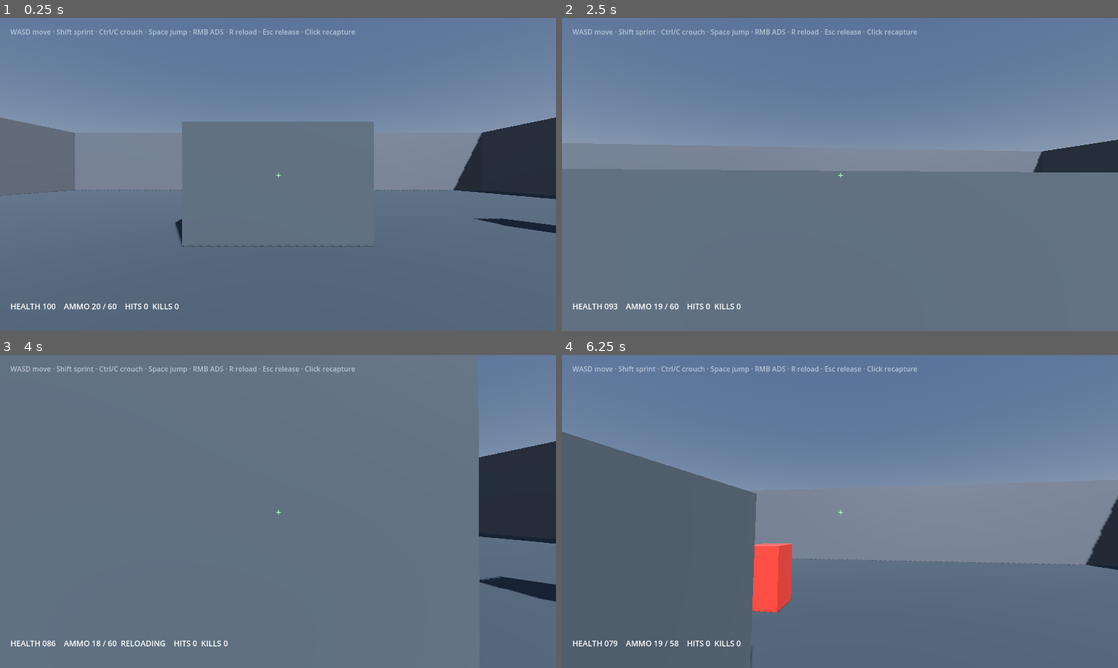
Above: before the commit, frames 1-4 (two rows, left to right).
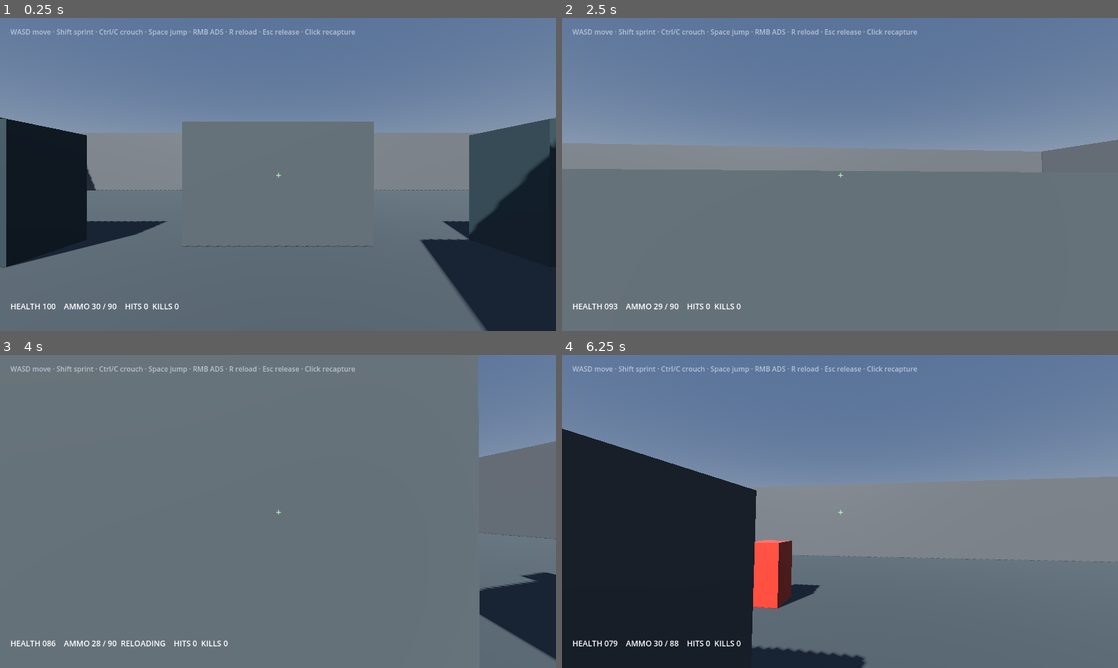
Above: after the commit, the same moments.

Repository: jonas050210/Control_Center
Game: Godot game, scene res://scenes/Arena.tscn
Two runs of this game, one before a commit and one after it. Both use one fixed random seed, a clock stepped at 60 frames per second and the inputs below.
Inputs (mouse positions are in pixels of both pictures, inside the frame that each line leads up to):
- Up to frame 1 (0.25 s): no input
- Up to frame 2 (2.5 s): tap Enter at 0.5 s; move the mouse to (867, 174) at 0.52 s; hold Enter 0.53-1.28 s; hold W from 0.53 s (still down); click (867, 174) at 0.67 s; tap Space at 0.77, 1.52, 2 s; move the mouse to (812, 174) at 1.27 s; tap Ctrl at 1.35 s; move the mouse to (851, 168) at 2.02 s; hold C from 2.03 s (still down)
- Up to frame 3 (4 s): keep holding W; move the mouse to (272, 517) at 2.77 s; release C at 2.78 s; tap Shift at 2.85 s; click (272, 517) at 2.92 s; tap Space at 3.02, 3.77 s; move the mouse to (316, 514) at 3.52 s; hold R from 3.53 s (still down)
- Up to frame 4 (6.25 s): move the mouse to (795, 508) at 4.27 s; release R at 4.28 s; tap Enter at 4.35, 5.75 s; tap Space at 4.52, 6.02 s; move the mouse to (845, 511) at 5.02 s; hold Ctrl 5.03-5.78 s; click (845, 511) at 5.17 s; move the mouse to (817, 505) at 5.77 s; release W at 5.78 s; hold D from 5.78 s (still down); tap C at 5.85 s

The runs differ from the first frame. In frame 1, 18% of the frame differs, in the area x 0-100%, y 31-100%; in frame 2, 1.2%; in frame 3, 6.4%; in frame 4, 26%, in the area x 0-100%, y 23-100%.

Commit message:
expand sandbox maps weapons lighting and perception
Co-authored-by: arena-agent <297053741+arena-agent@users.noreply.github.com>

Diff:
--- a/sandbox/godot_project/scenes/Arena.tscn
+++ b/sandbox/godot_project/scenes/Arena.tscn
@@ -2,6 +2,7 @@
 
 [ext_resource type="PackedScene" path="res://scenes/Player.tscn" id="1_player"]
 [ext_resource type="PackedScene" path="res://scenes/TargetDummy.tscn" id="2_dummy"]
+[ext_resource type="Script" path="res://scripts/arena_environment.gd" id="3_environment"]
 
 [sub_resource type="ProceduralSkyMaterial" id="ProceduralSkyMaterial_1"]
 sky_top_color = Color(0.35, 0.45, 0.6, 1)
@@ -50,6 +51,9 @@
 size = Vector3(4, 2.6, 1.5)
 
 [node name="Arena" type="Node3D"]
+script = ExtResource("3_environment")
+map_id = "facility"
+time_of_day = "day"
 
 [node name="WorldEnvironment" type="WorldEnvironment" parent="."]
 environment = SubResource("Environment_1")
--- /dev/null
+++ b/sandbox/godot_project/scripts/arena_environment.gd
@@ -0,0 +1,53 @@
+extends Node3D
+class_name SandboxArenaEnvironment
+
+## Original modular layouts. They use the same gameplay principles as public
+## tactical test maps without reproducing their geometry or assets.
+@export_enum("facility", "research_complex", "compound") var map_id: String = "facility"
+@export_enum("day", "evening", "night") var time_of_day: String = "day"
+@export var randomize_episode: bool = true
+var episode_seed: int = 42
+var rng: RandomNumberGenerator = RandomNumberGenerator.new()
+var sun: DirectionalLight3D
+var environment: WorldEnvironment
+
+func _ready() -> void:
+	sun = get_node_or_null("DirectionalLight3D") as DirectionalLight3D
+	environment = get_node_or_null("WorldEnvironment") as WorldEnvironment
+	apply_time_of_day(time_of_day)
+	_build_original_layout()
+
+func _build_original_layout() -> void:
+	# Lightweight modular cover pieces create distinct sightline rhythms per map.
+	var layouts: Dictionary = {
+		"facility": [Vector3(-6, 1.2, -4), Vector3(6, 1.2, -4), Vector3(-2, 1.2, 5), Vector3(3, 2.8, 0)],
+		"research_complex": [Vector3(-8, 1.2, -8), Vector3(8, 1.2, -8), Vector3(-5, 3.5, 2), Vector3(5, 3.5, 6), Vector3(0, 1.2, 10)],
+		"compound": [Vector3(-10, 1.2, -5), Vector3(0, 1.2, -10), Vector3(10, 1.2, -2), Vector3(-5, 1.2, 8), Vector3(7, 2.8, 8)]
+	}
+	for position: Vector3 in layouts.get(map_id, layouts["facility"]):
+		var cover: MeshInstance3D = MeshInstance3D.new()
+		var mesh: BoxMesh = BoxMesh.new()
+		mesh.size = Vector3(3.2, 2.4 if position.y < 2.0 else 4.5, 1.4)
+		var material: StandardMaterial3D = StandardMaterial3D.new()
+		material.albedo_color = Color(0.20, 0.28, 0.32) if map_id != "compound" else Color(0.34, 0.25, 0.18)
+		material.roughness = 0.82; mesh.material = material; cover.mesh = mesh; cover.position = position; add_child(cover)
+
+func configure(seed_value: int, requested_map: String = "") -> void:
+	episode_seed = seed_value; rng.seed = seed_value
+	if requested_map != "": map_id = requested_map
+	elif randomize_episode: map_id = ["facility", "research_complex", "compound"][rng.randi_range(0, 2)]
+	apply_time_of_day(["day", "evening", "night"][rng.randi_range(0, 2)] if randomize_episode else time_of_day)
+
+func apply_time_of_day(value: String) -> void:
+	time_of_day = value
+	if sun == null: return
+	match value:
+		"day":
+			sun.light_energy = 1.15; sun.light_color = Color(1.0, 0.95, 0.85); sun.rotation_degrees = Vector3(-48, -25, 0)
+		"evening":
+			sun.light_energy = 0.55; sun.light_color = Color(1.0, 0.55, 0.35); sun.rotation_degrees = Vector3(-18, 30, 0)
+		"night":
+			sun.light_energy = 0.10; sun.light_color = Color(0.30, 0.40, 0.75); sun.rotation_degrees = Vector3(-35, 80, 0)
+	if environment and environment.environment:
+		environment.environment.ambient_light_energy = {"day": 0.75, "evening": 0.38, "night": 0.12}.get(value, 0.75)
+		environment.environment.ambient_light_color = {"day": Color(0.75, 0.8, 0.9), "evening": Color(0.55, 0.38, 0.32), "night": Color(0.16, 0.20, 0.38)}.get(value, Color.WHITE)
--- a/sandbox/godot_project/scripts/player.gd
+++ b/sandbox/godot_project/scripts/player.gd
@@ -1,5 +1,7 @@
 extends CharacterBody3D
 class_name SandboxPlayer
+
+const WEAPON_CONFIG: Script = preload("res://scripts/weapon_config.gd")
 
 signal shot_fired(hit_target: bool, killed_target: bool)
 signal ammo_changed(magazine: int, reserve: int)
@@ -34,6 +36,10 @@
 var fire_timer: float = 0.0
 var is_ads: bool = false
 var is_crouching: bool = false
+var weapon_catalog: Dictionary = {}
+var current_weapon_id: String = "rifle"
+var current_weapon: SandboxWeapon
+var muzzle_flash_timer: float = 0.0
 
 func _ready() -> void:
 	add_to_group("players")
@@ -42,6 +48,8 @@
 	obs_viewport.world_3d = get_viewport().world_3d
 	obs_camera.global_transform = camera.global_transform
 	Input.set_mouse_mode(Input.MOUSE_MODE_CAPTURED)
+	weapon_catalog = SandboxWeapon.catalog()
+	equip_weapon(current_weapon_id)
 
 func _process(_delta: float) -> void:
 	if hud_status:
@@ -138,6 +146,21 @@
 	is_ads = enabled
 	camera.fov = 55.0 if enabled else 75.0
 	obs_camera.fov = camera.fov
+
+func equip_weapon(weapon_id: String) -> bool:
+	if not weapon_catalog.has(weapon_id): return false
+	current_weapon_id = weapon_id
+	current_weapon = weapon_catalog[weapon_id] as SandboxWeapon
+	magazine_size = current_weapon.magazine_size
+	starting_reserve = current_weapon.reserve_ammo
+	reload_seconds = current_weapon.reload_seconds
+	fire_interval = current_weapon.fire_interval
+	ammo = magazine_size; reserve_ammo = starting_reserve
+	return true
+
+func switch_weapon(weapon_id: String) -> bool:
+	if reload_timer > 0.0: return false
+	return equip_weapon(weapon_id)
 
 func start_reload() -> bool:
 	if reload_timer > 0.0 or ammo >= magazine_size or reserve_ammo <= 0:
--- /dev/null
+++ b/sandbox/godot_project/scripts/weapon_config.gd
@@ -0,0 +1,29 @@
+extends Resource
+class_name SandboxWeapon
+
+@export var weapon_id: String = "pistol"
+@export var damage: float = 30.0
+@export var fire_interval: float = 0.25
+@export var magazine_size: int = 12
+@export var reserve_ammo: int = 48
+@export var reload_seconds: float = 1.1
+@export var recoil_degrees: float = 0.7
+@export var spread_degrees: float = 1.2
+@export var ads_fov: float = 58.0
+@export var movement_multiplier: float = 1.0
+@export var effective_range: float = 35.0
+@export var pellets: int = 1
+
+static func catalog() -> Dictionary:
+	return {
+		"pistol": _make("pistol", 30.0, 0.24, 12, 48, 1.1, 0.65, 1.0, 58.0, 1.0, 35.0, 1),
+		"smg": _make("smg", 22.0, 0.075, 30, 120, 1.6, 0.45, 2.2, 62.0, 0.95, 24.0, 1),
+		"rifle": _make("rifle", 42.0, 0.105, 30, 90, 1.8, 0.8, 0.75, 55.0, 0.88, 65.0, 1),
+		"shotgun": _make("shotgun", 18.0, 0.85, 8, 40, 2.4, 1.1, 5.0, 62.0, 0.82, 18.0, 8),
+		"marksman": _make("marksman", 78.0, 0.42, 10, 40, 2.0, 1.0, 0.25, 42.0, 0.78, 100.0, 1),
+	}
+
+static func _make(id: String, dmg: float, interval: float, mag: int, reserve: int, reload: float, recoil: float, spread: float, fov: float, movement: float, range: float, shot_count: int) -> SandboxWeapon:
+	var weapon: SandboxWeapon = SandboxWeapon.new()
+	weapon.weapon_id = id; weapon.damage = dmg; weapon.fire_interval = interval; weapon.magazine_size = mag; weapon.reserve_ammo = reserve; weapon.reload_seconds = reload; weapon.recoil_degrees = recoil; weapon.spread_degrees = spread; weapon.ads_fov = fov; weapon.movement_multiplier = movement; weapon.effective_range = range; weapon.pellets = shot_count
+	return weapon
Not shown, added: docs_tactical_design.md
Not shown, added: tests/test_custom_sandbox_assets.py
